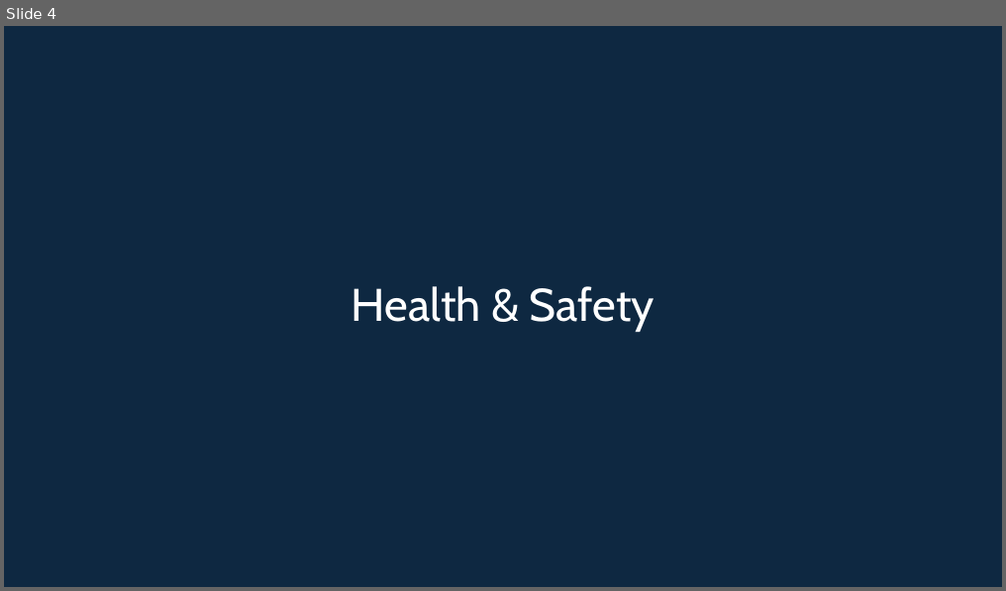
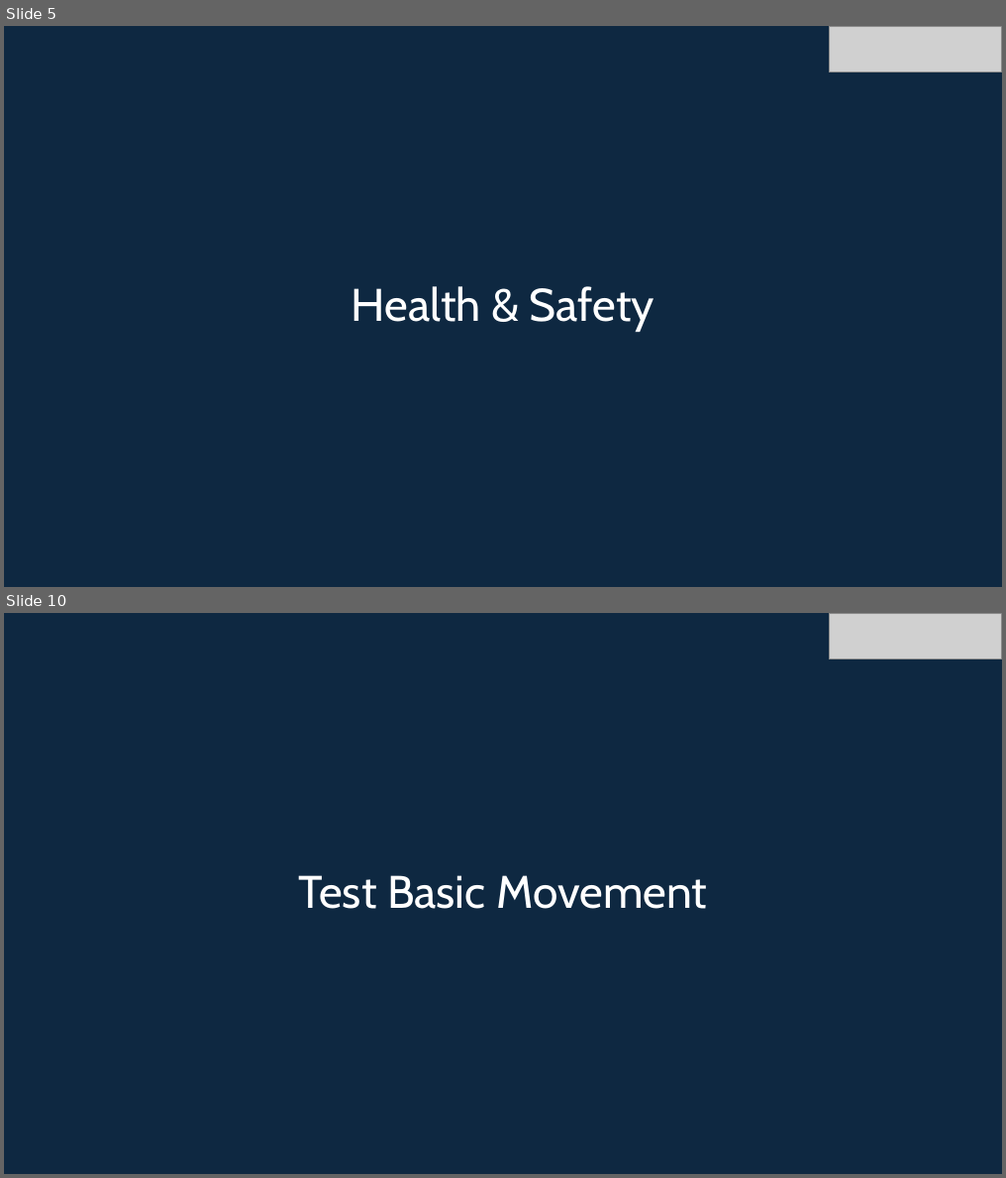
Before and after one commit to info-zas/Training, a slide deck: GPREC/05_Navigational_Robot_Car-2-Comms/ZASRobotics_Car-2.pptx. Shown one above the other, each under a label of ours: slide 4 before the commit, slides 5 and 10 after it; the slides between them are not shown. The pictures are 1006x591 and 1006x1178 pixels, drawn with LibreOffice and Linux fonts; fonts in the diff are those of the drawing; grey boxes stand for pictures. Boxes give left, top, right and bottom in pixels: in the first picture for what was removed or moved away, otherwise in the second. Text is boxed around its words. In the diff, an @@ line names an element or a change of style, - is before the commit and + after.

```diff
--- a/GPREC/05_Navigational_Robot_Car-2-Comms/ZASRobotics_Car-2.pptx
+++ b/GPREC/05_Navigational_Robot_Car-2-Comms/ZASRobotics_Car-2.pptx
@@ slide 10 added at (4,613,1002,1174), background #0E2841 @@
@@ picture added at (829,613,1001,660) @@
@@ title added at (298,875,707,909), 44 pt, text #FFFFFF @@
+Test Basic Movement
@@ what was slide 4 is now slide 5 @@
@@ slide 5 changed as well @@
@@ picture added at (829,26,1001,73) @@
```
Also in this commit, not shown: 7 other slides changed, 8 other slides added, 4 slides removed.
